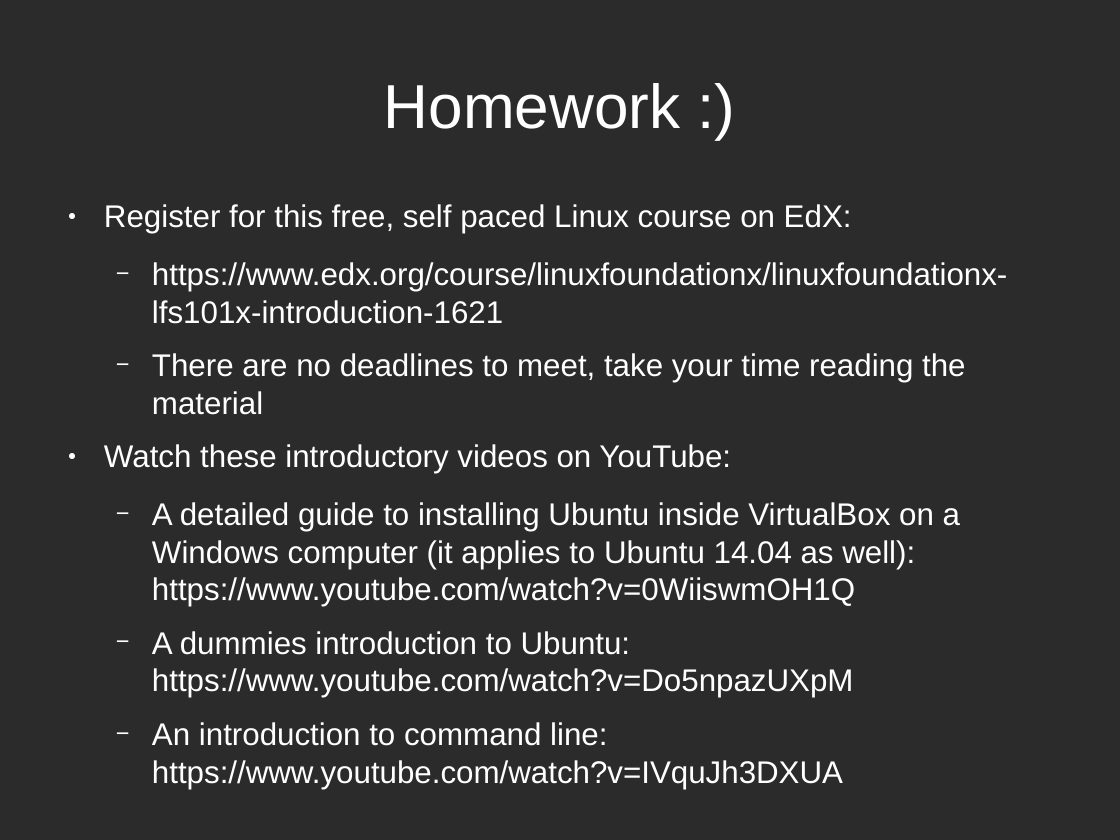
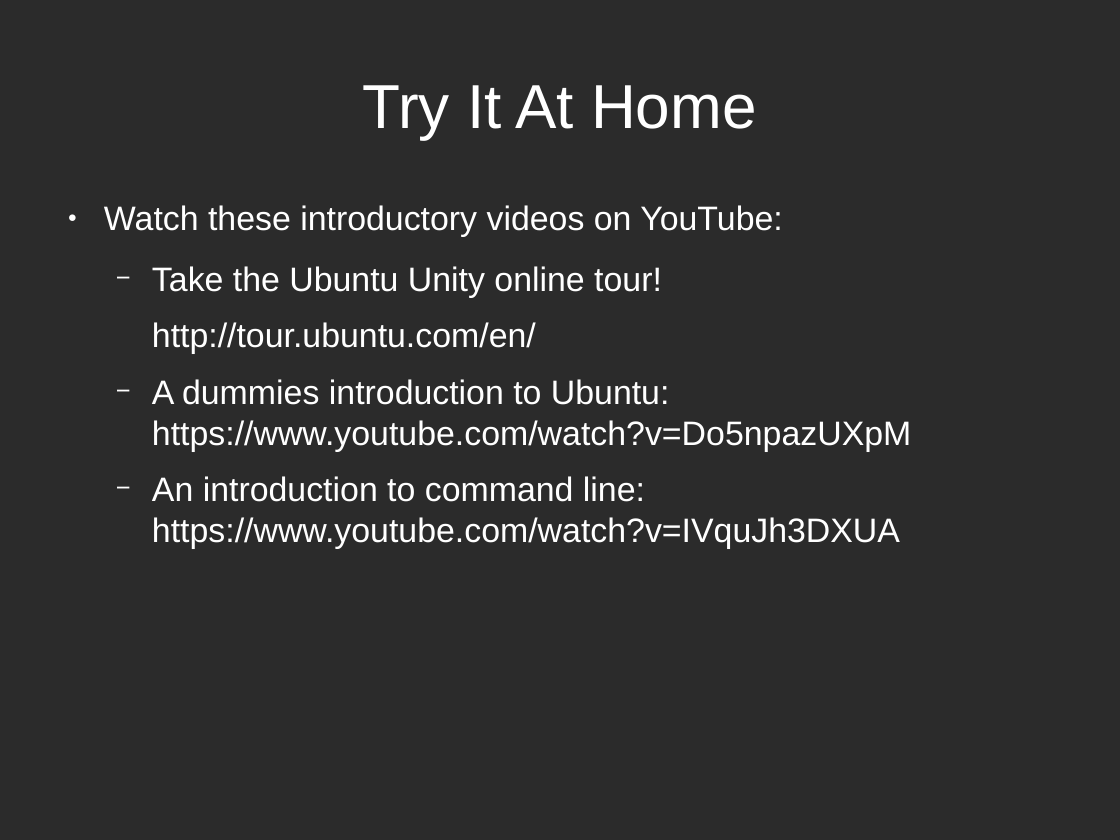
Before and after one commit to LUGatUTA/Presentations-Public, a slide deck: slide 14 of intro_linux_LUG/LUG_Intro_Linux.odp (slide 13 before the commit). Drawn at 1120x840 pixels with LibreOffice and Linux fonts; fonts in the diff are those of the drawing; background and template pictures are left out; a plain dark background stands for a picture behind light text. Boxes give left, top, right and bottom in pixels: in the first picture for what was removed or moved away, otherwise in the second. Text is boxed around its words. In the diff, an @@ line names an element or a change of style, - is before the commit and + after.

Commit message:
Updated presentation made on September 30th. New installation videos created.
Adds pictures.
Virtualbox installation.

```diff
--- a/intro_linux_LUG/LUG_Intro_Linux.odp
+++ b/intro_linux_LUG/LUG_Intro_Linux.odp
@@ title at box(363, 85, 757, 139): text changed @@
-Homework :)
+Try It At Home
@@ text at box(104, 204, 1007, 415): paragraphs removed @@
-● Register for this free, self paced Linux course on EdX:
-  − https://www.edx.org/course/linuxfoundationx/linuxfoundationx-lfs101x-introduction-1621
-  − There are no deadlines to meet, take your time reading the material
@@ text at box(104, 205, 911, 549): size 22.2 to 24 pt in "Watch these introductory videos on YouTube:", "A dummies introduction to Ubuntu: https://www.youtube.com/wa ...", "An introduction to command line: https://www.youtube.com/wat ..." @@
@@ text at box(152, 266, 662, 354): text changed; size 22.2 to 24 pt @@
-  − A detailed guide to installing Ubuntu inside VirtualBox on a Windows computer (it applies to Ubuntu 14.04 as well): https://www.youtube.com/watch?v=0WiiswmOH1Q
+  − Take the Ubuntu Unity online tour!
+  http://tour.ubuntu.com/en/
```
Also in this commit, not shown: 6 other slides changed, 2 slides added, 1 slide removed, 1 other file.
